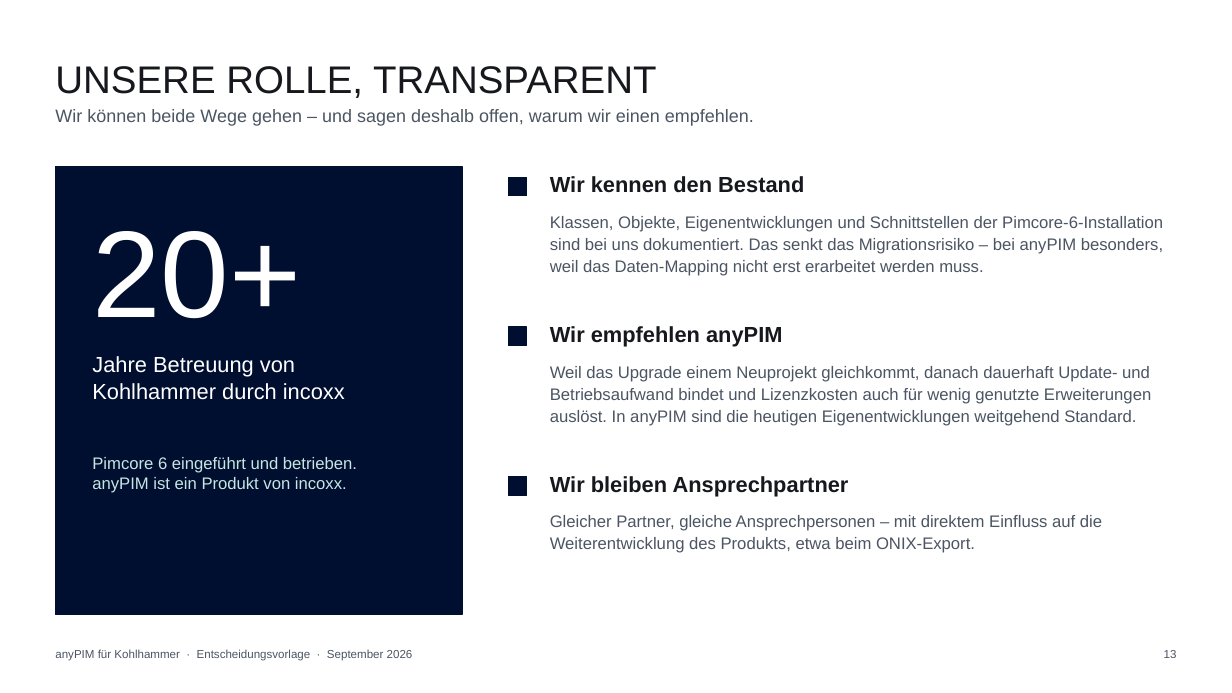
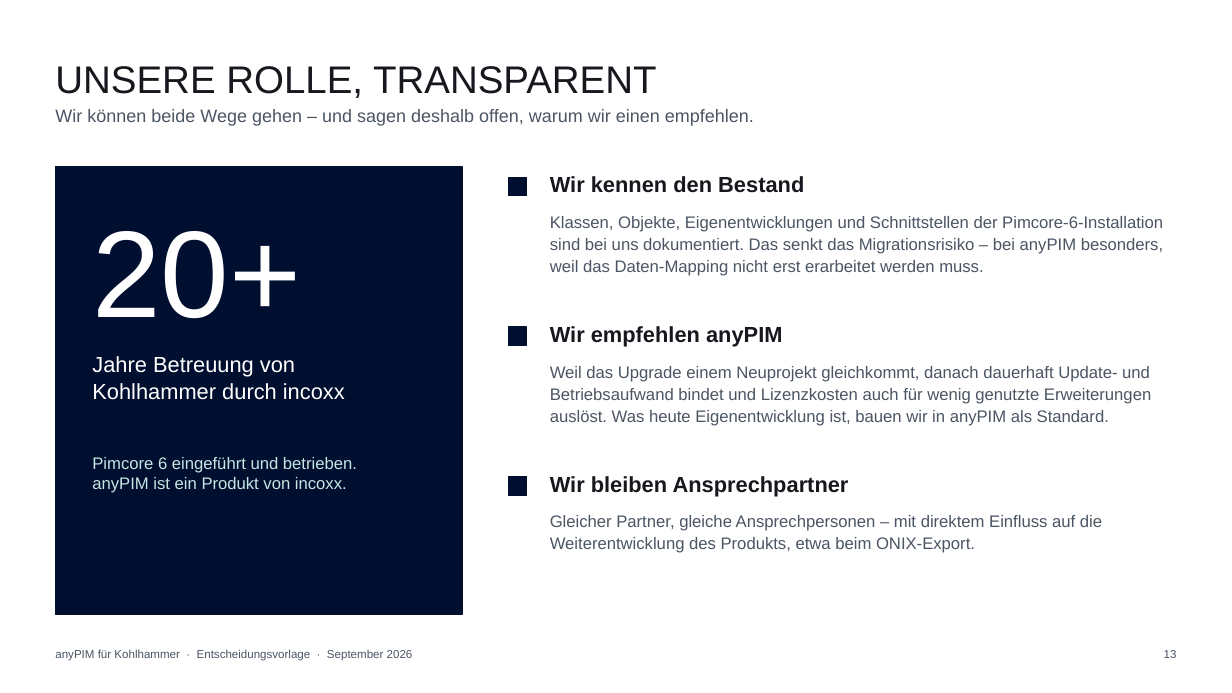
Before and after one commit to incoxx/publixx-pim, a slide deck: slide 13 of docs/sales/kohlhammer-anypim-vs-pimcore.pptx. Drawn at 1232x693 pixels with LibreOffice and Linux fonts; fonts in the diff are those of the drawing. Boxes give left, top, right and bottom in pixels: in the first picture for what was removed or moved away, otherwise in the second. Text is boxed around its words. In the diff, an @@ line names an element or a change of style, - is before the commit and + after.

```diff
--- a/docs/sales/kohlhammer-anypim-vs-pimcore.pptx
+++ b/docs/sales/kohlhammer-anypim-vs-pimcore.pptx
@@ text at <box>550,366,1151,426</box>: text changed @@
-Weil das Upgrade einem Neuprojekt gleichkommt, danach dauerhaft Update- und Betriebsaufwand bindet und Lizenzkosten auch für wenig genutzte Erweiterungen auslöst. In anyPIM sind die heutigen Eigenentwicklungen weitgehend Standard.
+Weil das Upgrade einem Neuprojekt gleichkommt, danach dauerhaft Update- und Betriebsaufwand bindet und Lizenzkosten auch für wenig genutzte Erweiterungen auslöst. Was heute Eigenentwicklung ist, bauen wir in anyPIM als Standard.
```
Also in this commit, not shown: 4 other slides changed, 2 slides added, 2 slides removed, 1 other file.
